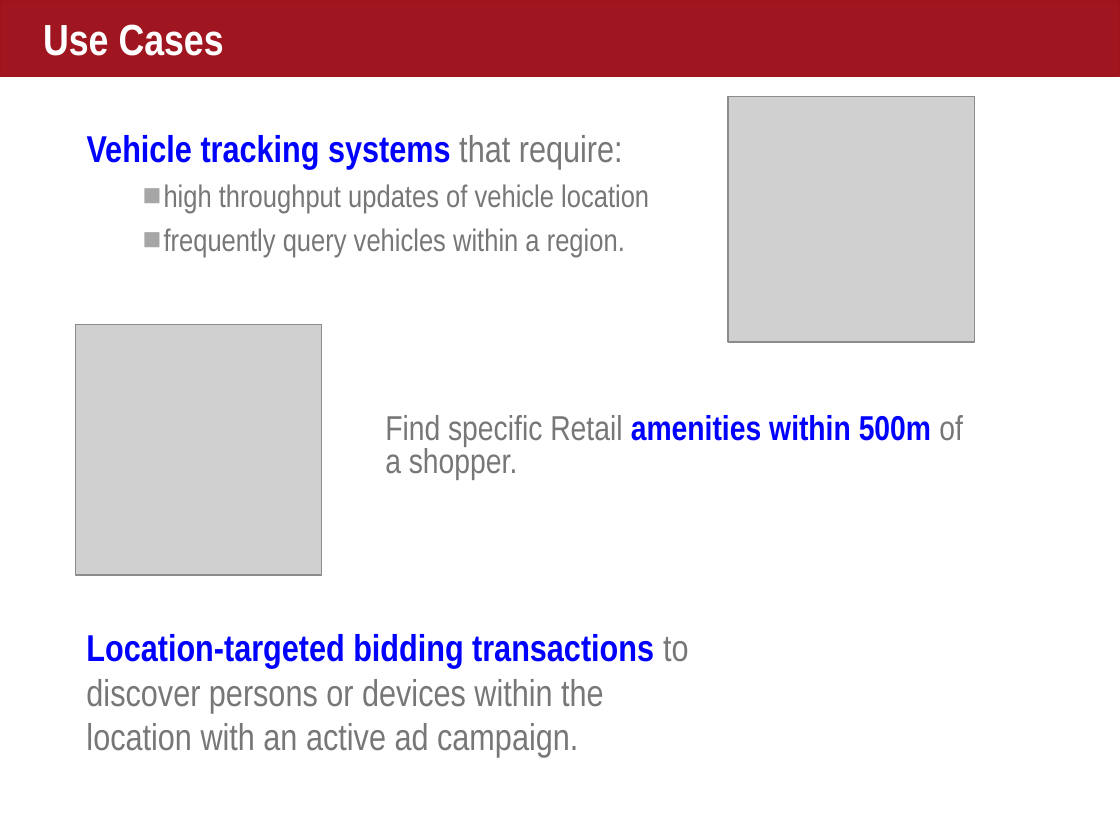
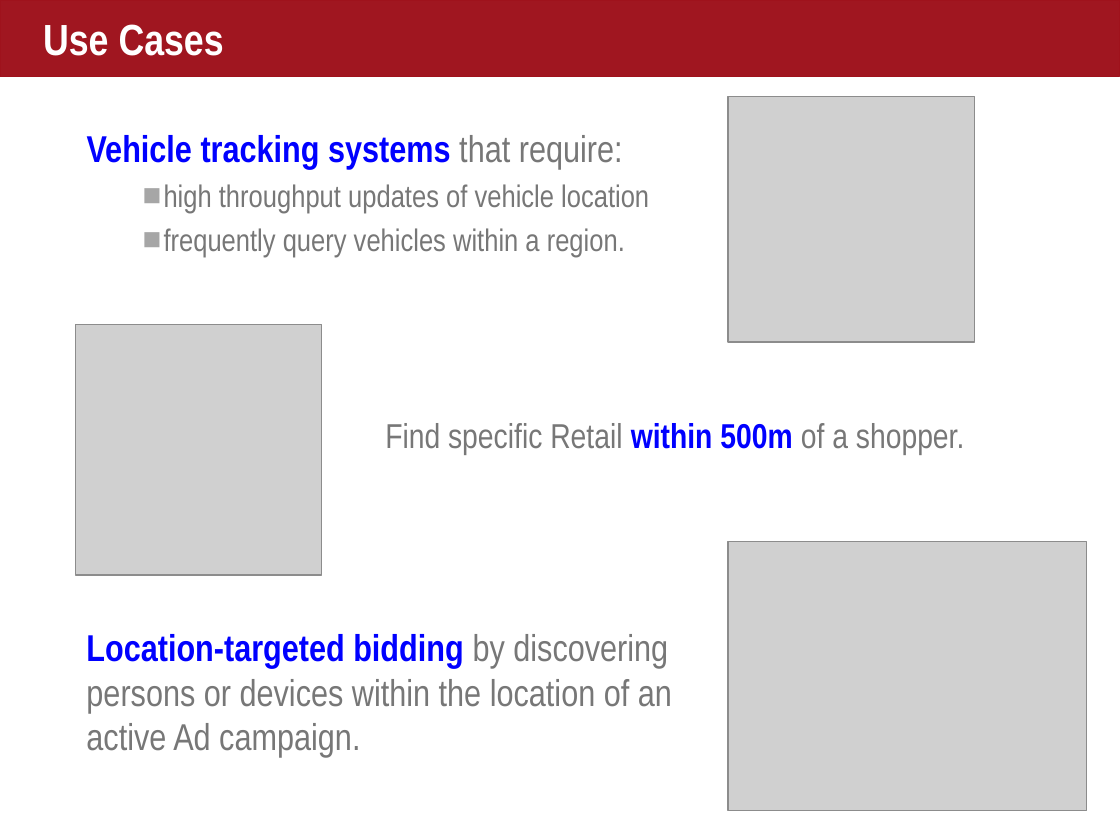
Before and after one commit to helipilot50/aerospike-advanced-concepts, a slide deck: slide 3 of geo/courseware/Geo.pptx (slide 5 before the commit). Drawn at 1120x840 pixels with LibreOffice and Linux fonts; fonts in the diff are those of the drawing; grey boxes stand for pictures. Boxes give left, top, right and bottom in pixels: in the first picture for what was removed or moved away, otherwise in the second. Text is boxed around its words. In the diff, an @@ line names an element or a change of style, - is before the commit and + after.

```diff
--- a/geo/courseware/Geo.pptx
+++ b/geo/courseware/Geo.pptx
@@ text at box(385, 423, 965, 455): text changed @@
-Find specific Retail amenities within 500m of a shopper.
+Find specific Retail within 500m of a shopper.
@@ picture added at box(728, 542, 1086, 811) @@
@@ text at box(86, 634, 672, 757): text changed @@
-Location-targeted bidding transactions to discover persons or devices within the location with an active ad campaign.
+Location-targeted bidding by discovering persons or devices within the location of an active Ad campaign.
```
Also in this commit, not shown: 5 other slides changed, 2 slides added, 1 slide removed, 1 other file.
